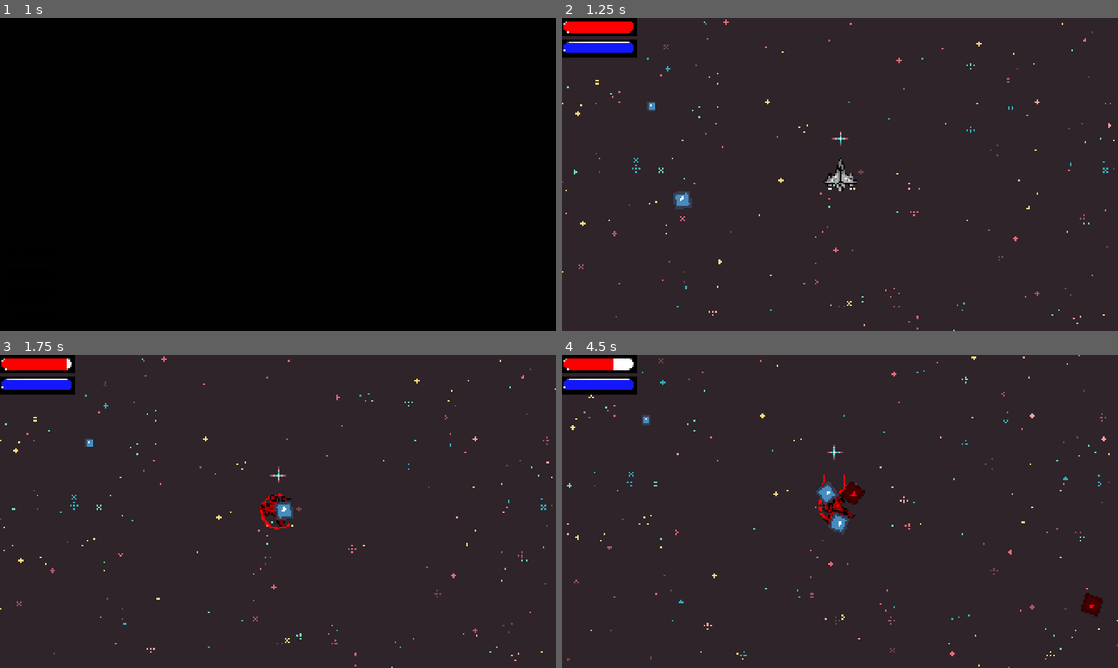
Above: before the commit, frames 1-4 (two rows, left to right).
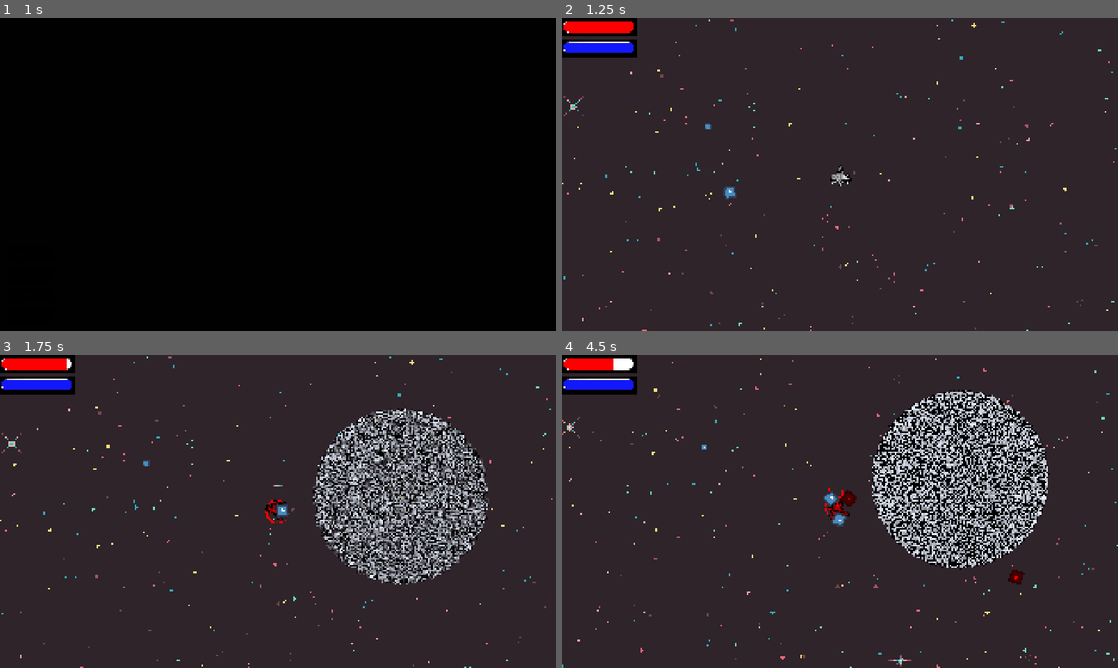
Above: after the commit, the same moments.

Repository: Yolo-Arts/Game-Off-2026
Game: Godot game, scene res://Game/main_game.tscn
Two runs of this game, one before a commit and one after it. Both use one fixed random seed, a clock stepped at 60 frames per second and the inputs below. The engine's default icon, where the game draws it, is replaced by a stand-in: a white triangle on a blue panel in a dark square. Sound files missing from this copy of the repository are replaced by a short silence.
Inputs (mouse positions are in pixels of both pictures, inside the frame that each line leads up to):
- Up to frame 1 (1 s): click "Play" at 0.5 s
- Up to frame 2 (1.25 s): no input
- Up to frame 3 (1.75 s): move the mouse to (400, 495) at 1.27 s; hold D (move_right) from 1.28 s (still down); hold Shift (shift) from 1.28 s (still down); click (400, 495) at 1.42 s; tap T at 1.55 s
- Up to frame 4 (4.5 s): move the mouse to (728, 527) at 2.02 s; release D (move_right) at 2.03 s; release Shift (shift) at 2.03 s; hold S (move_down) 2.03-2.78 s; tap T at 2.1, 3.05, 4.35 s; click (728, 527) at 2.17 s; tap Shift (shift) at 2.3, 3.6 s; move the mouse to (895, 442) at 2.77 s; hold D (move_right) 2.78-3.53 s; hold Space (Ram) 2.78-3.53 s; click (895, 442) at 2.92 s; move the mouse to (812, 574) at 3.52 s; hold W (move_up) 3.53-4.28 s; click (812, 574) at 3.67 s; move the mouse to (1006, 558) at 4.27 s; hold A (move_left) from 4.28 s (still down); click (1006, 558) at 4.42 s

Frame 1 is identical in both runs. In frame 2, 1.6% of the frame differs, in the area x 0-100%, y 0-100%; in frame 3, 13%; in frame 4, 16%.

Commit message:
implementing currency pickups

Diff:
--- a/AutoLoads/Currencies.gd
+++ b/AutoLoads/Currencies.gd
@@ -6,14 +6,15 @@
 var _by_type: Dictionary = {}
 
 func _init() -> void:
-	_register(Enums.CurrencyType.GEAR, "Gears", Color(0.78, 0.8, 0.85))
-	_register(Enums.CurrencyType.STAR, "Stars", Color(1.0, 0.85, 0.3))
+	_register(Enums.CurrencyType.GEAR, "Gears", Color(0.78, 0.8, 0.85), 0)
+	_register(Enums.CurrencyType.STAR, "Stars", Color(1.0, 0.85, 0.3), 1)
 
-func _register(type: Enums.CurrencyType, display_name: String, color: Color) -> void:
+func _register(type: Enums.CurrencyType, display_name: String, color: Color, sprite_index: int) -> void:
 	var currency := CurrencyData.new()
 	currency.type = type
 	currency.name = display_name
 	currency.color = color
+	currency.sprite_index = sprite_index
 	currency.amount_changed.connect(changed.emit)
 	_by_type[type] = currency
 
--- /dev/null
+++ b/AutoLoads/Pickups.gd
@@ -0,0 +1,32 @@
+extends Node
+
+signal spawn_requested(currency_data: CurrencyData, spawn_position: Vector2)
+signal despawn_all_requested
+signal collected(pickup_reference: PickupReference)
+
+const COLLECTOR_GROUP := &"pickup_collector"
+const GOLDEN_ANGLE := 2.399963
+
+var despawn_time: float = 45.0
+var pickup_radius: float = 150.0
+var collect_chance: int = 0
+var value_per_pickup: int = 1
+
+var _collector: Node2D
+
+
+func get_collector() -> Node2D:
+	if not is_instance_valid(_collector):
+		_collector = get_tree().get_first_node_in_group(COLLECTOR_GROUP) as Node2D
+	return _collector
+
+
+func spawn(type: Enums.CurrencyType, spawn_position: Vector2, amount: int = 1) -> void:
+	var currency_data := Currencies.get_currency(type)
+	for i in amount:
+		var offset := Vector2.RIGHT.rotated(i * GOLDEN_ANGLE) * 6.0 * sqrt(i)
+		spawn_requested.emit(currency_data, spawn_position + offset)
+
+
+func despawn_all() -> void:
+	despawn_all_requested.emit()
--- a/Game/EnemyComponents/enemy.gd
+++ b/Game/EnemyComponents/enemy.gd
@@ -4,13 +4,14 @@
 @onready var movement_component: EnemyMovementComponent = $MovementComponent
 @export var enemy_stats: EnemyStats
 @onready var hitbox: EnemyHitbox = $Hitbox
+@onready var sprite_2d = %Sprite2D
 
 func _ready() -> void:
 	health_component.setup(self)
 	movement_component.setup(self)
 	hitbox.setup(self, enemy_stats)
 	if enemy_stats.shift_color == DamageSource.ShiftColor.RED:
-		$Sprite2D.modulate = Color(1, 0, 0)
+		sprite_2d.modulate = Color(1, 0, 0)
 
 	EventSystem.player_shifted.connect(update_dimension_speed)
 	var player: Player = get_tree().get_first_node_in_group("player") as Player
@@ -27,7 +28,8 @@
 	pass
 
 func _exit_tree() -> void:
+	#var collectable := load("res://Game/Collectables/collectable.tscn")
+	#var test = collectable.instantiate()
+	#test.position = position
 
-	var collectable := load("res://Game/Collectables/collectable.tscn")
-	var test = collectable.instantiate()
-	test.position = position
+	Pickups.spawn(Enums.CurrencyType.GEAR, global_position, 1)
--- a/Resources/currency/currency_data.gd
+++ b/Resources/currency/currency_data.gd
@@ -1,5 +1,7 @@
 class_name CurrencyData
 extends Resource
+
+@export var sprite_index: int = 0
 
 #signal update_amount
 signal amount_changed
--- a/Scenes/Enemy/enemy.tscn
+++ b/Scenes/Enemy/enemy.tscn
@@ -23,6 +23,7 @@
 script = ExtResource("3_efgs1")
 
 [node name="Sprite2D" type="Sprite2D" parent="." unique_id=933571517]
+unique_name_in_owner = true
 scale = Vector2(0.5, 0.5)
 texture = ExtResource("5_kt2l8")
 
--- /dev/null
+++ b/Scenes/Pickups/pickup_multi_mesh.gd
@@ -0,0 +1,255 @@
+extends MultiMeshInstance2D
+
+const MONITOR_ID := "game/pickup_count"
+
+const PAYOUT_INTERVAL := 0.05
+
+@export var world_rect: Rect2 = Rect2(-25000, -25000, 50000, 50000)
+@export var max_pickups: int = 10000
+@export var mesh_size: Vector2 = Vector2(4, 4)
+
+@export var pickup_sfx_config: SFXConfig.Keys
+
+var _quad_tree: QuadTree
+
+# Dictionary[instance_id, PickupReference]
+var _pickup_instance_dictionary: Dictionary = {}
+# Dictionary[spawn_position, PickupReference]
+var _position_dictionary: Dictionary = {}
+# Dictionary[Enums.CurrencyType, int]
+var _pending_amounts: Dictionary = {}
+var _sfx_player: AudioStreamPlayer
+var _last_sfx_msec: int = 0
+var _payout_cooldown: float = 0.0
+
+
+func _ready() -> void:
+	_quad_tree = QuadTree.new(world_rect)
+	_setup_multimesh()
+
+	Pickups.spawn_requested.connect(_add_pickup_instance)
+	Pickups.despawn_all_requested.connect(_on_despawn_all_pickups)
+
+	if Performance.has_custom_monitor(MONITOR_ID):
+		Performance.remove_custom_monitor(MONITOR_ID)
+	Performance.add_custom_monitor(MONITOR_ID, func() -> int: return _pickup_instance_dictionary.size())
+
+	hide()
+
+
+func _exit_tree() -> void:
+	if Performance.has_custom_monitor(MONITOR_ID):
+		Performance.remove_custom_monitor(MONITOR_ID)
+
+func _setup_multimesh() -> void:
+	var new_multimesh := MultiMesh.new()
+	new_multimesh.transform_format = MultiMesh.TRANSFORM_2D
+	new_multimesh.use_colors = true
+	new_multimesh.use_custom_data = true
+
+	var quad := QuadMesh.new()
+	quad.size = mesh_size
+	new_multimesh.mesh = quad
+
+	new_multimesh.instance_count = max_pickups
+	new_multimesh.visible_instance_count = 0
+	multimesh = new_multimesh
+
+
+func _process(delta: float) -> void:
+	_payout_cooldown -= delta
+	if _payout_cooldown <= 0.0:
+		_flush_pending_currency()
+
+	if get_tree().get_frame() % 5 > 0: return
+
+	var collector := Pickups.get_collector()
+	if collector == null: return
+
+	collect_in_radius(collector.global_position, Pickups.pickup_radius)
+
+
+
+func collect_in_radius(center: Vector2, radius: float) -> void:
+	for pickup_position in _quad_tree.find_all_in_radius(center, radius):
+		var pickup_reference: PickupReference = _position_dictionary.get(pickup_position)
+		if pickup_reference == null: continue
+		if not pickup_reference.pickable: continue
+		if pickup_reference.collected: continue
+
+		_start_collecting(pickup_reference)
+
+
+func _add_pickup_instance(currency_data: CurrencyData, spawn_position: Vector2) -> void:
+	if _pickup_instance_dictionary.size() >= max_pickups:
+		_queue_currency(currency_data.type, Pickups.value_per_pickup)
+		return
+
+	spawn_position = spawn_position.clamp(world_rect.position + Vector2.ONE, world_rect.end - Vector2.ONE)
+
+	while _position_dictionary.has(spawn_position):
+		spawn_position += Vector2(randf_range(-0.5, 0.5), randf_range(-0.5, 0.5))
+
+	var pickup_reference := PickupReference.new()
+	pickup_reference.updated_transform.connect(_write_transform.bind(pickup_reference))
+	pickup_reference.updated_color.connect(_write_color.bind(pickup_reference))
+
+	pickup_reference.instance_id = _pickup_instance_dictionary.size()
+	pickup_reference.currency_data = currency_data
+	pickup_reference.spawn_position = spawn_position
+	pickup_reference.position = spawn_position
+
+	pickup_reference.custom_data = Color(randf_range(0.9, 1.1), randi_range(0, 3), currency_data.sprite_index, 0)
+
+	var tint := currency_data.color
+	tint.v *= randf_range(0.8, 1.2)
+	pickup_reference.color = tint
+
+	_pickup_instance_dictionary[pickup_reference.instance_id] = pickup_reference
+	_position_dictionary[spawn_position] = pickup_reference
+	_quad_tree.insert(spawn_position)
+
+	multimesh.visible_instance_count = _pickup_instance_dictionary.size()
+	visible = true
+
+	_spawn_pickup(pickup_reference)
+	_write_custom_data(pickup_reference)
+	_write_transform(pickup_reference)
+
+	get_tree().create_timer(Pickups.despawn_time).timeout.connect(_despawn_pickup.bind(pickup_reference, true))
+
+
+func _remove_pickup_instance(pickup_reference: PickupReference) -> void:
+	if pickup_reference.is_removed: return
+	pickup_reference.is_removed = true
+
+	_untrack(pickup_reference)
+
+	var last_instance_id := _pickup_instance_dictionary.size() - 1
+	var freed_instance_id := pickup_reference.instance_id
+
+	if freed_instance_id != last_instance_id:
+		var moved: PickupReference = _pickup_instance_dictionary[last_instance_id]
+		moved.instance_id = freed_instance_id
+		_pickup_instance_dictionary[freed_instance_id] = moved
+
+		_write_custom_data(moved)
+		_write_transform(moved)
+		_write_color(moved)
+
+	_pickup_instance_dictionary.erase(last_instance_id)
+	multimesh.visible_instance_count = _pickup_instance_dictionary.size()
+	visible = not _pickup_instance_dictionary.is_empty()
+
+
+func _untrack(pickup_reference: PickupReference) -> void:
+	if _position_dictionary.erase(pickup_reference.spawn_position):
+		_quad_tree.remove(pickup_reference.spawn_position)
+
+
+func _write_custom_data(pickup_reference: PickupReference) -> void:
+	if pickup_reference.is_removed: return
+	multimesh.set_instance_custom_data(pickup_reference.instance_id, pickup_reference.custom_data)
+
+
+func _write_transform(pickup_reference: PickupReference) -> void:
+	if pickup_reference.is_removed: return
+	var new_transform := Transform2D(0.0, pickup_reference.scale, 0.0, pickup_reference.position)
+	multimesh.set_instance_transform_2d(pickup_reference.instance_id, new_transform)
+
+
+func _write_color(pickup_reference: PickupReference) -> void:
+	if pickup_reference.is_removed: return
+	multimesh.set_instance_color(pickup_reference.instance_id, pickup_reference.color)
+
+
+func _spawn_pickup(pickup_reference: PickupReference) -> void:
+	pickup_reference.color.a = 0.0
+	pickup_reference.scale = 0.7 * Vector2.ONE
+
+	var tween_time := randf_range(0.1, 0.2)
+
+	var tween := create_tween().set_parallel()
+	tween.tween_property(pickup_reference, "scale", randf_range(3.5, 4.5) * Vector2.ONE, tween_time).set_delay(randf_range(0.0, 0.1)).set_trans(Tween.TRANS_BACK)
+	tween.tween_property(pickup_reference, "color:a", 1.0, tween_time).set_delay(randf_range(0.0, 0.2))
+
+	await tween.finished
+	pickup_reference.pickable = true
+
+
+func _start_collecting(pickup_reference: PickupReference) -> void:
+	if pickup_reference.collected or pickup_reference.is_removed: return
+	pickup_reference.collected = true
+	_untrack(pickup_reference)
+
+	var from_position := pickup_reference.position
+	var tween_time := randf_range(0.4, 0.6)
+
+
+	var tween := create_tween().set_ease(Tween.EASE_IN).set_trans(Tween.TRANS_BACK)
+	tween.tween_method(func(weight: float) -> void:
+		pickup_reference.position = from_position.lerp(_get_collect_target(from_position), weight)
+	, 0.0, 1.0, tween_time).set_delay(randf_range(0.0, 0.1))
+	tween.parallel().tween_property(pickup_reference, "scale", randf_range(4.4, 5.4) * Vector2.ONE, tween_time)
+	tween.parallel().tween_property(pickup_reference, "color", Color.WHITE, tween_time / 10.0).set_delay(tween_time * 9.0 / 10.0)
+
+	await tween.finished
+	_collect(pickup_reference)
+
+
+func _get_collect_target(fallback: Vector2) -> Vector2:
+	var collector := Pickups.get_collector()
+	if collector == null: return fallback
+	return collector.global_position
+
+
+func _collect(pickup_reference: PickupReference) -> void:
+	if pickup_reference.is_removed: return
+
+	_queue_currency(pickup_reference.currency_data.type, Pickups.value_per_pickup)
+	Pickups.collected.emit(pickup_reference)
+	_remove_pickup_instance(pickup_reference)
+	_play_sfx()
+
+func _queue_currency(type: Enums.CurrencyType, amount: int) -> void:
+	_pending_amounts[type] = _pending_amounts.get(type, 0) + amount
+
+
+func _flush_pending_currency() -> void:
+	if _pending_amounts.is_empty(): return
+
+	_payout_cooldown = PAYOUT_INTERVAL
+	for type in _pending_amounts:
+		Currencies.add(type, _pending_amounts[type])
+	_pending_amounts.clear()
+
+
+func _play_sfx() -> void:
+	var now := Time.get_ticks_msec()
+	if now - _last_sfx_msec < 60:
+		return
+
+	_last_sfx_msec = now
+	EventSystem.SFX_play_sfx.emit(pickup_sfx_config)
+
+
+func _on_despawn_all_pickups() -> void:
+	for pickup_reference in _pickup_instance_dictionary.values():
+		if pickup_reference.collected: continue
+		get_tree().create_timer(randf_range(0.0, 1.0)).timeout.connect(_despawn_pickup.bind(pickup_reference))
+
+
+func _despawn_pickup(pickup_reference: PickupReference, has_expired: bool = false) -> void:
+	if pickup_reference.collected or pickup_reference.is_removed: return
+
+	if not has_expired and Pickups.collect_chance > randi_range(0, 100):
+		_start_collecting(pickup_reference)
+		return
+
+	_untrack(pickup_reference)
+
+	var tween := create_tween().set_trans(Tween.TRANS_CUBIC)
+	tween.tween_property(pickup_reference, "color:a", 0.0, 0.3)
+
+	await tween.finished
+	_remove_pickup_instance(pickup_reference)
--- /dev/null
+++ b/Scenes/Pickups/pickup_multi_mesh.tscn
@@ -0,0 +1,17 @@
+[gd_scene format=3 uid="uid://deqbh4jesur4l"]
+
+[ext_resource type="Script" uid="uid://dk4fudsdxrh2i" path="res://Scenes/Pickups/pickup_multi_mesh.gd" id="1_jnfa7"]
+[ext_resource type="Shader" uid="uid://cokx7meboiim8" path="res://Shaders/pickup.gdshader" id="1_qfh6x"]
+[ext_resource type="Texture2D" uid="uid://bcy3jr32vit3q" path="res://Assets/Currency/currency-Sheet.png" id="2_q4qvs"]
+
+[sub_resource type="ShaderMaterial" id="ShaderMaterial_qaolu"]
+shader = ExtResource("1_qfh6x")
+shader_parameter/total_columns = 8
+shader_parameter/frames_per_animation = 4
+shader_parameter/animation_fps = 8.0
+
+[node name="PickupMultiMesh" type="MultiMeshInstance2D" unique_id=370772807]
+texture_filter = 1
+material = SubResource("ShaderMaterial_qaolu")
+texture = ExtResource("2_q4qvs")
+script = ExtResource("1_jnfa7")
--- /dev/null
+++ b/Scenes/Pickups/pickup_reference.gd
@@ -0,0 +1,44 @@
+class_name PickupReference
+extends RefCounted
+
+signal updated_transform
+signal updated_color
+
+var instance_id: int
+var currency_data: CurrencyData
+var custom_data: Color
+
+var spawn_position: Vector2
+
+var position: Vector2:
+	set(value):
+		position = value
+		_queue_transform_update()
+
+var scale: Vector2 = Vector2.ONE:
+	set(value):
+		scale = value
+		_queue_transform_update()
+
+var color: Color:
+	set(value):
+		color = value
+		updated_color.emit()
+
+var pickable: bool = false
+var collected: bool = false
+var is_removed: bool = false
+
+var _transform_update_queued: bool = false
+
+
+func _queue_transform_update() -> void:
+	if _transform_update_queued:
+		return
+
+	_transform_update_queued = true
+	await Pickups.get_tree().process_frame
+	_transform_update_queued = false
+
+	if not is_removed:
+		updated_transform.emit()
--- /dev/null
+++ b/Scenes/Pickups/quad_tree.gd
@@ -0,0 +1,102 @@
+class_name QuadTree
+extends RefCounted
+
+const CAPACITY := 16
+const MAX_DEPTH := 12
+
+var _bounds: Rect2
+var _depth: int
+var _points: Array[Vector2] = []
+var _children: Array[QuadTree] = []
+
+
+func _init(bounds: Rect2, depth: int = 0) -> void:
+	_bounds = bounds
+	_depth = depth
+
+
+func insert(point: Vector2) -> bool:
+	if not _bounds.has_point(point):
+		return false
+
+	if _children.is_empty():
+		if _points.size() < CAPACITY or _depth >= MAX_DEPTH:
+			_points.append(point)
+			return true
+		_subdivide()
+
+	return _children[_child_index(point)].insert(point)
+
+
+func remove(point: Vector2) -> bool:
+	if not _bounds.has_point(point):
+		return false
+
+	if _children.is_empty():
+		var index := _points.find(point)
+		if index == -1:
+			return false
+		_points.remove_at(index)
+		return true
+
+	var removed := _children[_child_index(point)].remove(point)
+	if removed:
+		_try_merge()
+	return removed
+
+
+func find_all_in_radius(center: Vector2, radius: float) -> Array[Vector2]:
+	var result: Array[Vector2] = []
+	var query_rect := Rect2(center - Vector2(radius, radius), Vector2(radius, radius) * 2.0)
+	_collect_in_radius(center, radius * radius, query_rect, result)
+	return result
+
+
+func _collect_in_radius(center: Vector2, radius_squared: float, query_rect: Rect2, result: Array[Vector2]) -> void:
+	if not _bounds.intersects(query_rect):
+		return
+
+	if _children.is_empty():
+		for point in _points:
+			if point.distance_squared_to(center) <= radius_squared:
+				result.append(point)
+		return
+
+	for child in _children:
+		child._collect_in_radius(center, radius_squared, query_rect, result)
+
+
+func _child_index(point: Vector2) -> int:
+	var center := _bounds.get_center()
+	var index := 0
+	if point.x >= center.x:
+		index |= 1
+	if point.y >= center.y:
+		index |= 2
+	return index
+
+
+func _subdivide() -> void:
+	var half := _bounds.size * 0.5
+	for i in 4:
+		var offset := Vector2(half.x * (i & 1), half.y * ((i >> 1) & 1))
+		_children.append(QuadTree.new(Rect2(_bounds.position + offset, half), _depth + 1))
+
+	var old_points := _points.duplicate()
+	_points.clear()
+	for point in old_points:
+		_children[_child_index(point)].insert(point)
+
+func _try_merge() -> void:
+	var total := 0
+	for child in _children:
+		if not child._children.is_empty():
+			return
+		total += child._points.size()
+
+	if total > CAPACITY:
+		return
+
+	for child in _children:
+		_points.append_array(child._points)
+	_children.clear()
--- a/Scenes/Player/player.tscn
+++ b/Scenes/Player/player.tscn
@@ -24,7 +24,7 @@
 [sub_resource type="RectangleShape2D" id="RectangleShape2D_pi45h"]
 size = Vector2(138, 141)
 
-[node name="Player" type="CharacterBody2D" unique_id=2000429350 groups=["player"]]
+[node name="Player" type="CharacterBody2D" unique_id=2000429350 groups=["pickup_collector", "player"]]
 collision_layer = 2
 script = ExtResource("1_4ntmi")
 _default_stats = ExtResource("2_htcer")
--- /dev/null
+++ b/Shaders/pickup.gdshader
@@ -0,0 +1,33 @@
+shader_type canvas_item;
+
+// Spritesheet layout: one row, every frame the same size.
+// Each currency owns a block of `frames_per_animation` columns:
+//   sprite_index 0 (Gear) -> columns 0-3,  sprite_index 1 (Star) -> columns 4-7
+uniform int total_columns = 8;
+uniform int frames_per_animation = 4;
+uniform float animation_fps = 8.0;
+
+// Per-instance data written by pickup_multimesh.gd:
+//   INSTANCE_CUSTOM.r = random speed multiplier (0.9 - 1.1)
+//   INSTANCE_CUSTOM.g = random starting frame offset (0 - 3)
+//   INSTANCE_CUSTOM.b = sprite_index (the currency)
+varying vec4 instance_tint;
+varying vec3 pickup_custom;
+
+void vertex() {
+	instance_tint = COLOR;
+	pickup_custom = INSTANCE_CUSTOM.rgb;
+}
+
+void fragment() {
+	float speed = pickup_custom.r;
+	float frame_offset = floor(pickup_custom.g + 0.5);
+	float currency = floor(pickup_custom.b + 0.5);
+
+	float step_count = floor(TIME * animation_fps * speed + frame_offset);
+	float frame = mod(step_count, float(frames_per_animation));
+	float column = currency * float(frames_per_animation) + frame;
+
+	vec2 uv = vec2((UV.x + column) / float(total_columns), UV.y);
+	COLOR = instance_tint * texture(TEXTURE, uv);
+}
--- a/Stages/main/main.gd
+++ b/Stages/main/main.gd
@@ -10,3 +10,9 @@
 func _ready() -> void:
 	EventSystem.MUS_play_music.emit(MusicConfig.Keys.BGMPlaceHolder2)
 	TweenManager.camera = camera
+
+func _unhandled_input(event: InputEvent) -> void:
+	if event.keycode == KEY_T:
+		var spot := get_global_mouse_position()
+		Pickups.spawn(Enums.CurrencyType.GEAR, spot, 5000)
+		Pickups.spawn(Enums.CurrencyType.STAR, spot, 1)
--- a/Stages/main/main.tscn
+++ b/Stages/main/main.tscn
@@ -10,6 +10,7 @@
 [ext_resource type="Script" uid="uid://mahujeywww5p" path="res://Resources/EnemySources/enemy_data.gd" id="8_oajci"]
 [ext_resource type="Resource" uid="uid://bskyx75x7b3nd" path="res://Resources/EnemySources/test_enemy.tres" id="9_oajci"]
 [ext_resource type="Script" uid="uid://d25cy6pylx3w5" path="res://Resources/stage_info.gd" id="9_qfemd"]
+[ext_resource type="PackedScene" uid="uid://deqbh4jesur4l" path="res://Scenes/Pickups/pickup_multi_mesh.tscn" id="11_qfemd"]
 
 [sub_resource type="Resource" id="Resource_bi0sn"]
 script = ExtResource("9_qfemd")
@@ -35,6 +36,7 @@
 
 [node name="Camera2D" type="Camera2D" parent="Player" unique_id=1520117509]
 unique_name_in_owner = true
+zoom = Vector2(0.7, 0.7)
 script = ExtResource("3_t30ik")
 
 [node name="Enemy" parent="." unique_id=437048349 instance=ExtResource("5_vhgat")]
@@ -50,3 +52,6 @@
 metadata/_custom_type_script = "uid://dir7xxpyr1obv"
 
 [node name="Timer" type="Timer" parent="EnemySpawner" unique_id=1152519534]
+
+[node name="PickupMultiMesh" parent="." unique_id=370772807 instance=ExtResource("11_qfemd")]
+mesh_size = Vector2(16, 16)
--- a/project.godot
+++ b/project.godot
@@ -32,6 +32,7 @@
 Enums="*uid://c4tybj7xxhftq"
 TweenManager="*uid://cehhhv0jc8uo0"
 Currencies="*uid://dg3blil8j5tvx"
+Pickups="*uid://b3yk8nkadg2cx"
 
 [display]
 
@@ -41,7 +42,7 @@
 
 [editor_plugins]
 
-enabled=PackedStringArray("res://addons/Todo_Manager/plugin.cfg", "res://addons/trail_2d/plugin.cfg")
+enabled=PackedStringArray("res://addons/Todo_Manager/plugin.cfg")
 
 [file_customization]
 
Not shown, added: AutoLoads/Pickups.gd.uid
Not shown, added: Scenes/Pickups/pickup_multi_mesh.gd.uid
Not shown, added: Scenes/Pickups/pickup_reference.gd.uid
Not shown, added: Scenes/Pickups/quad_tree.gd.uid
Not shown, added: Shaders/pickup.gdshader.uid
